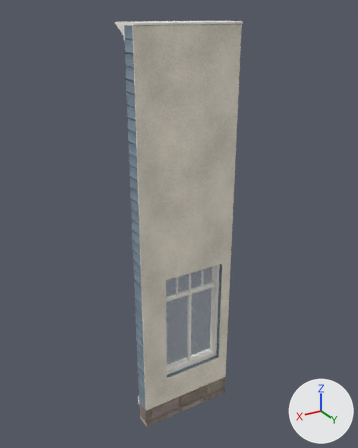
A saved change to the glTF model kits/armazem/pieces/front_display_r.glb.
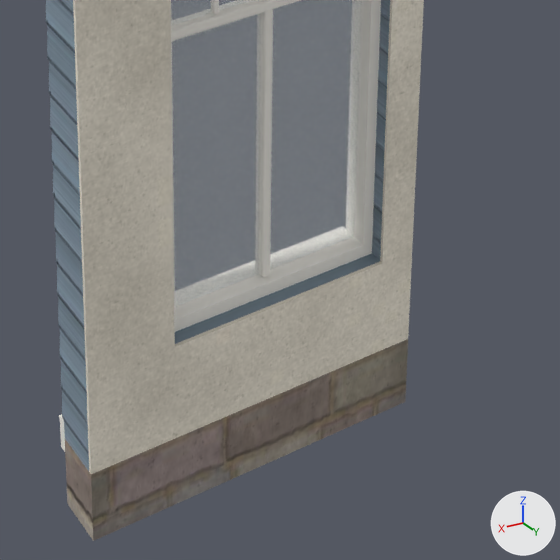
The first picture shows the older version from a 50 mm lens placed at (4.46, 7.37, 7.52), pointed at (-0.04, -0.12, 3.77). The close-ups show the older and then the newer version on the part from 34% to 74% of the width and 65% to 97% of the height of that picture. Only the edits that show in the close-ups are written down. Arrows for +X, +Y and +Z are at lower right; the lights stay in place.

Script lines for the objects in view, before the commit:
```python
me_front_display_r_plaster = bpy.data.meshes.new('front_display_r_plaster')
me_front_display_r_plaster.from_pydata(...)  # 32 vertices, 48 faces; spans x -1.0..1.0, y 0.28..0.3, z 0.0..7.32
me_front_display_r_plaster.materials.append(mat_plaster)
me_front_display_r_siding = bpy.data.meshes.new('front_display_r_siding')
me_front_display_r_siding.from_pydata(...)  # 440 vertices, 676 faces; spans x -1.0..1.0, y -0.02..0.28, z 0.0..7.32
me_front_display_r_siding.materials.append(mat_siding)
me_front_display_r_stone = bpy.data.meshes.new('front_display_r_stone')
me_front_display_r_stone.from_pydata(...)  # a box spanning x -1.0..1.0, y 0.0..0.3, z -0.45..0.0
me_front_display_r_stone.materials.append(mat_stone)
ob_front_display_r_plaster = bpy.data.objects.new('front_display_r_plaster', me_front_display_r_plaster)
ob_front_display_r_plaster.location = (0.0, 0.0, 0.0)
ob_front_display_r_siding = bpy.data.objects.new('front_display_r_siding', me_front_display_r_siding)
ob_front_display_r_siding.location = (0.0, 0.0, 0.0)
ob_front_display_r_stone = bpy.data.objects.new('front_display_r_stone', me_front_display_r_stone)
ob_front_display_r_stone.location = (0.0, 0.0, 0.0)
# also in view: 'front_display_r_frame' at (-0.15, 0.12, 1.75); 'front_display_r_glass' at (-0.15, 0.11, 1.76)
```
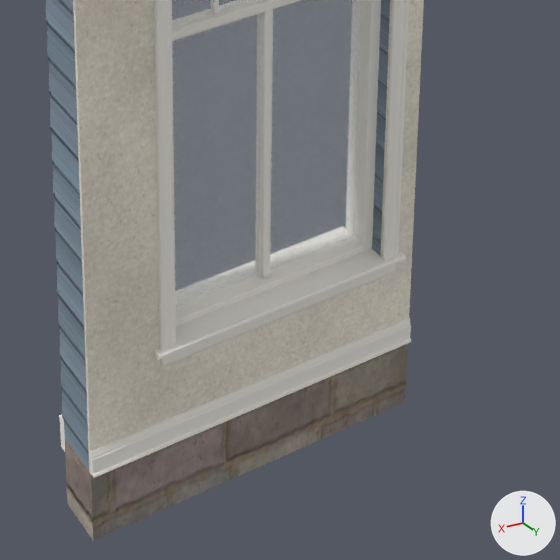
Location of each change, (x1, y1, x2, y2) in pixels of the close-ups (560 x 560 px):
'molduras', added
    after: (90, 0, 411, 478)

The change, as a list of edits to the scene's bpy script:
```text
Add me_molduras:
    me_molduras.from_pydata(...)  # 110 vertices, 188 faces; spans x -1.0..1.0, y 0.2..0.35, z 0.0..3.05
    me_molduras.materials.append(mat_trim)  # white #f8f6ee
Add ob_molduras:
    ob_molduras = bpy.data.objects.new('molduras', me_molduras)
    ob_molduras.location = (0.0, 0.0, 0.0)
```
